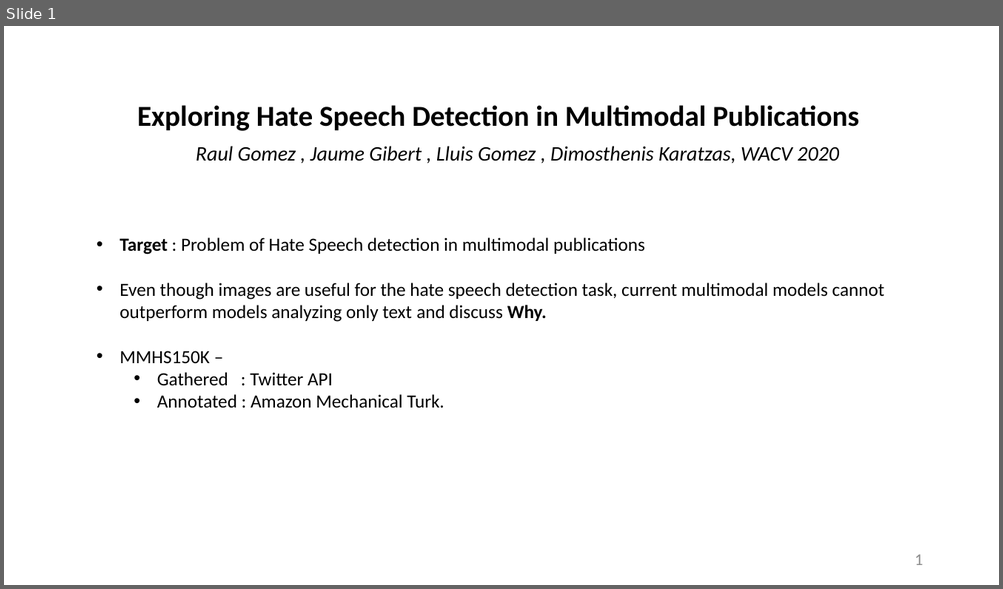
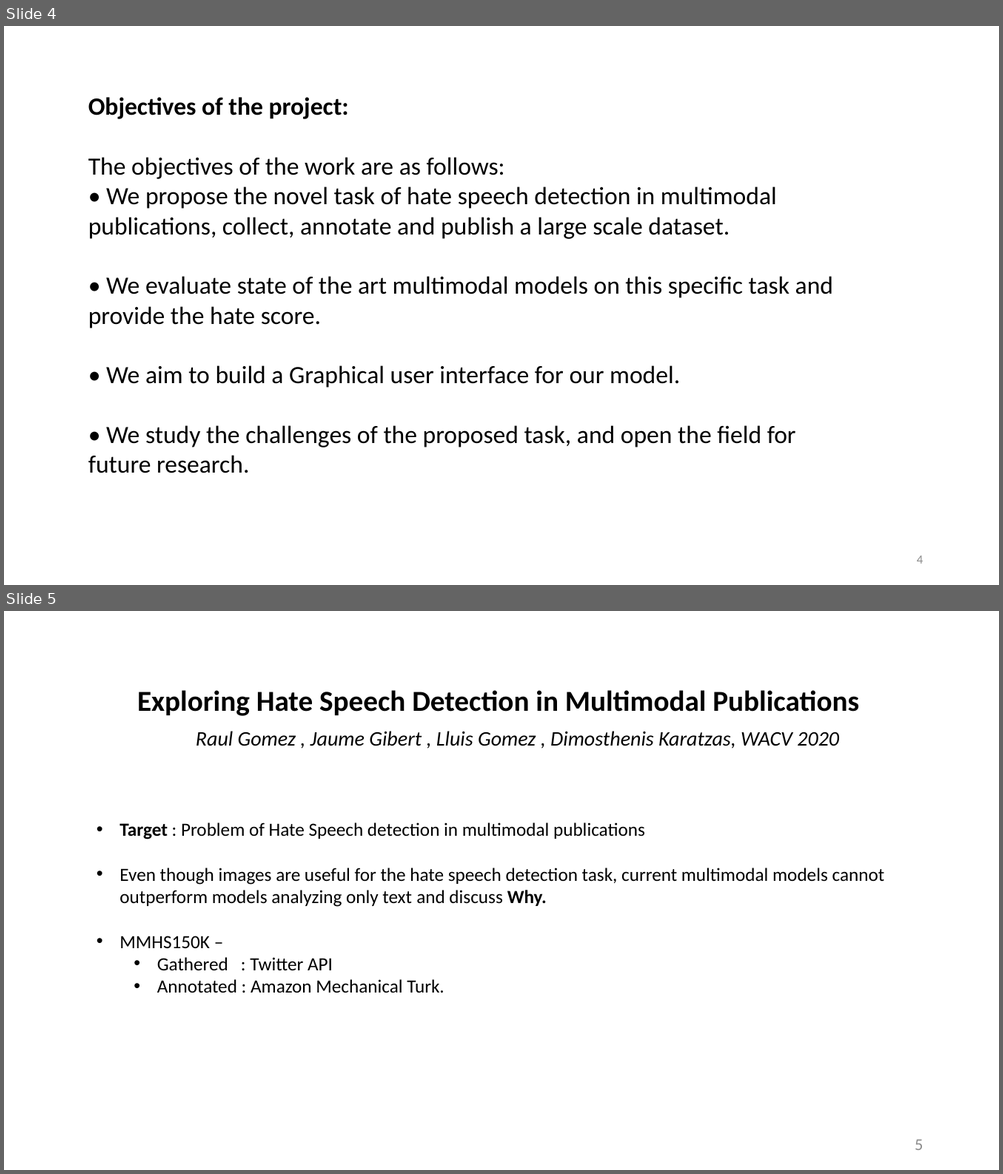
Before and after one commit to VarunBohara/Mini-Project-Documents, a slide deck: Review - 1.pptx. Shown one above the other, each under a label of ours: slide 1 before the commit, slides 4 and 5 after it. The pictures are 1003x589 and 1003x1174 pixels, drawn with LibreOffice and Linux fonts; fonts in the diff are those of the drawing. Boxes give left, top, right and bottom in pixels: in the first picture for what was removed or moved away, otherwise in the second. Text is boxed around its words. In the diff, an @@ line names an element or a change of style, - is before the commit and + after.

```diff
--- a/Review - 1.pptx
+++ b/Review - 1.pptx
@@ slide 4 added at (4, 26, 999, 585), background #FFFFFF @@
@@ text added at (88, 97, 833, 474), 24 pt, text #000000 @@
+Objectives of the project:
+The objectives of the work are as follows:
+• We propose the novel task of hate speech detection in multimodal publications, collect, annotate and publish a large scale dataset.
+• We evaluate state of the art multimodal models on this specific task and provide the hate score.
+• We aim to build a Graphical user interface for our model.
+• We study the challenges of the proposed task, and open the field for future research.
@@ page number added at (916, 556, 922, 564), 12 pt, text #8C8C8C @@
+4
@@ what was slide 1 is now slide 5 @@
@@ page number at (914, 1139, 922, 1150): text changed @@
-1
+5
```
Also in this commit, not shown: 3 slides changed, 6 other slides added.
